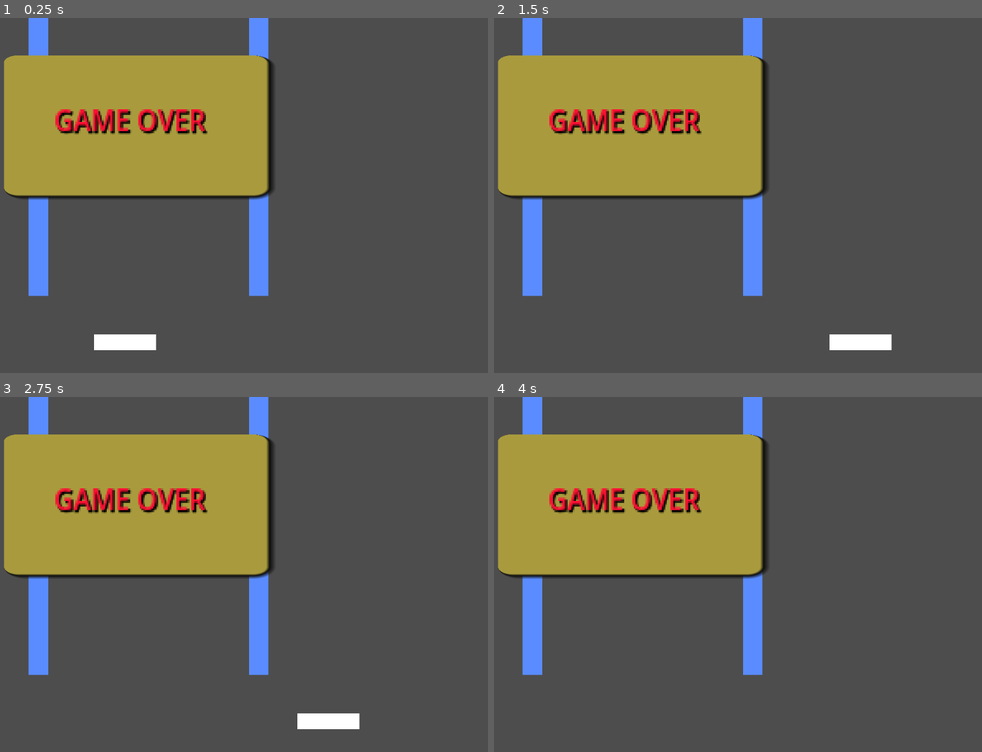
Above: before the commit, frames 1-4 (two rows, left to right).
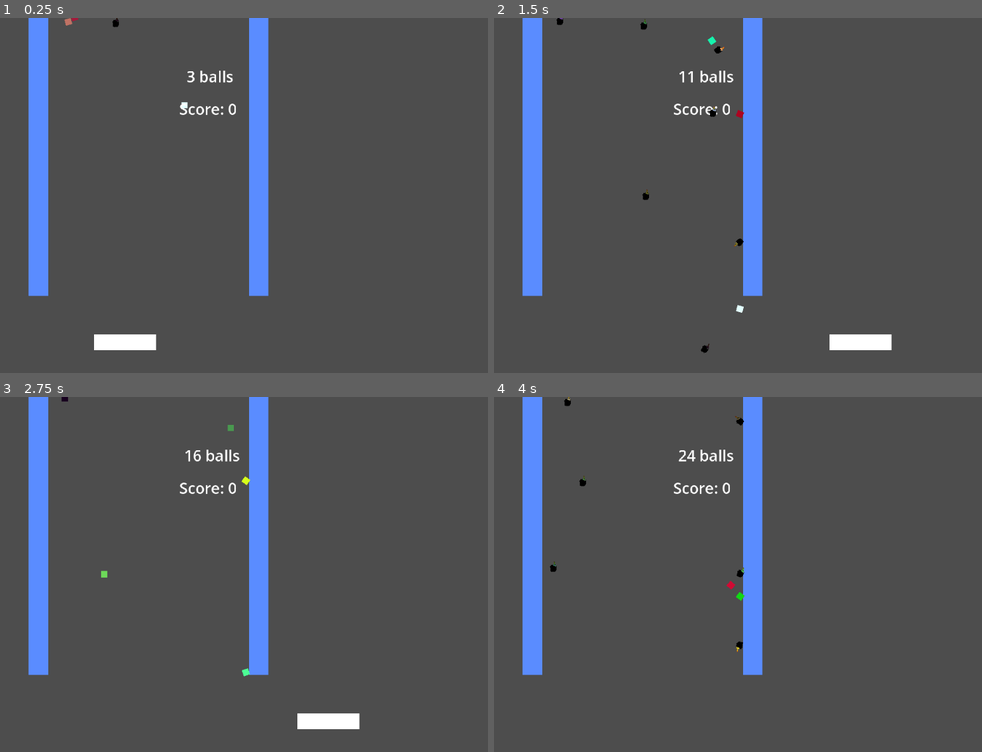
Above: after the commit, the same moments.

Repository: forancoder/flying_ball_game
Game: Godot game, scene res://main.tscn
The game is run twice, just before and just after one commit, with the same random seed, the same clock (stepped at 60 frames per second) and the same inputs.
Inputs:
- Up to frame 1 (0.25 s): no input
- Up to frame 2 (1.5 s): tap Enter at 0.5 s; hold Right (move_right) from 0.53 s (still down)
- Up to frame 3 (2.75 s): release Right (move_right) at 2.03 s; hold Left (move_left) from 2.03 s (still down)
- Up to frame 4 (4 s): release Left (move_left) at 2.78 s; hold Right (move_right) from 2.78 s (still down)

The runs differ from the first frame. In frame 1, 22% of the frame differs, in the area x 0-57%, y 0-52%; in frame 2, 22%, in the area x 0-57%, y 0-95%; in frame 3, 22%; in frame 4, 22%.
Error before the commit: Parse Error: Invalid argument for "connect()" function: argument 2 should be "Callable" but is "res://main.gd". (res://main.gd:21)

Commit message:
Commentata riga 21 in main.gd

Diff:
--- a/main.gd
+++ b/main.gd
@@ -18,7 +18,7 @@
 # Called when the node enters the scene tree for the first time.
 func _ready() -> void:
 	game_over.hide()
-	game_over.connect("restart", self, "_on_game_over_restart")
+	#game_over.connect("restart", self, "_on_game_over_restart")
 
 #func _input(event):
 	#if event.is_action_pressed("move_left"):
Not shown: 1 places in main.tscn that only renumber resources
